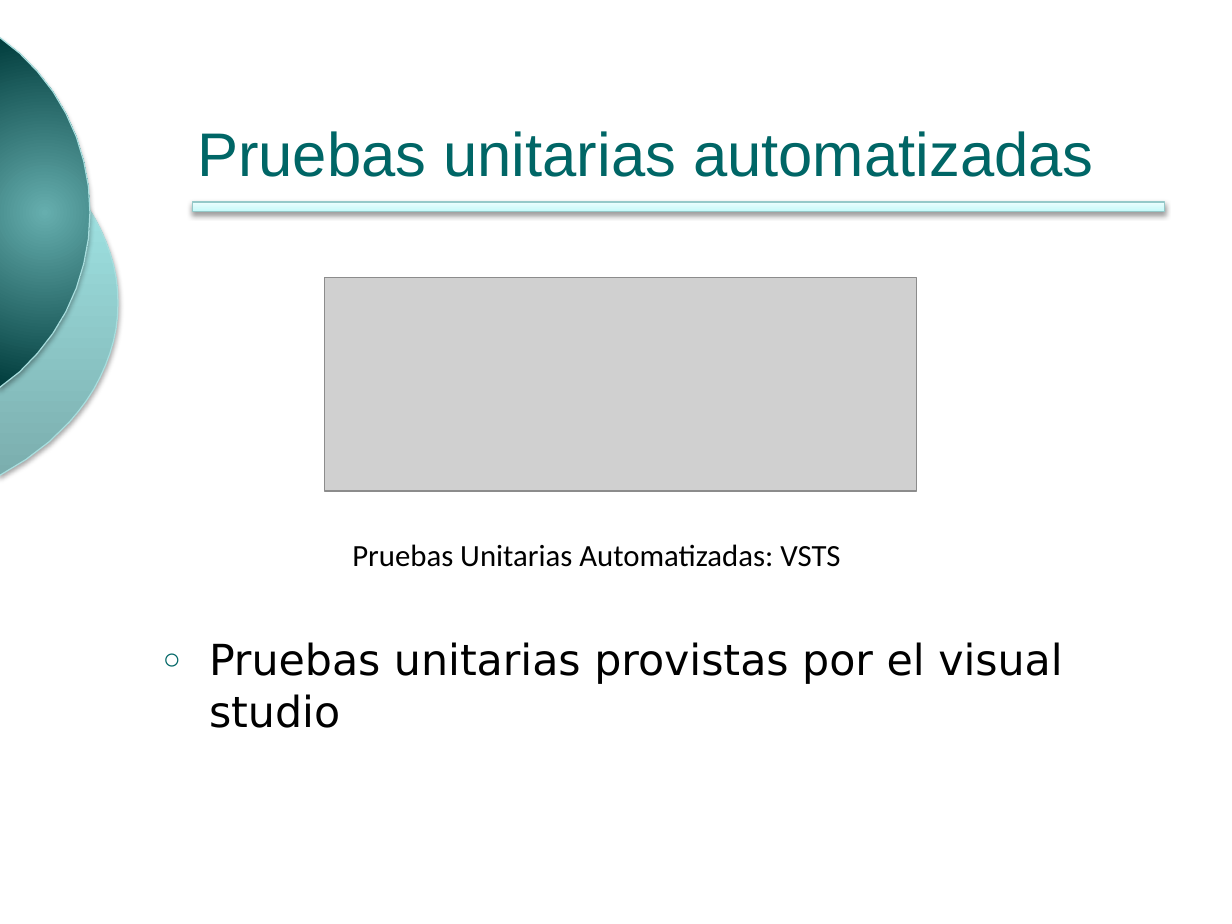
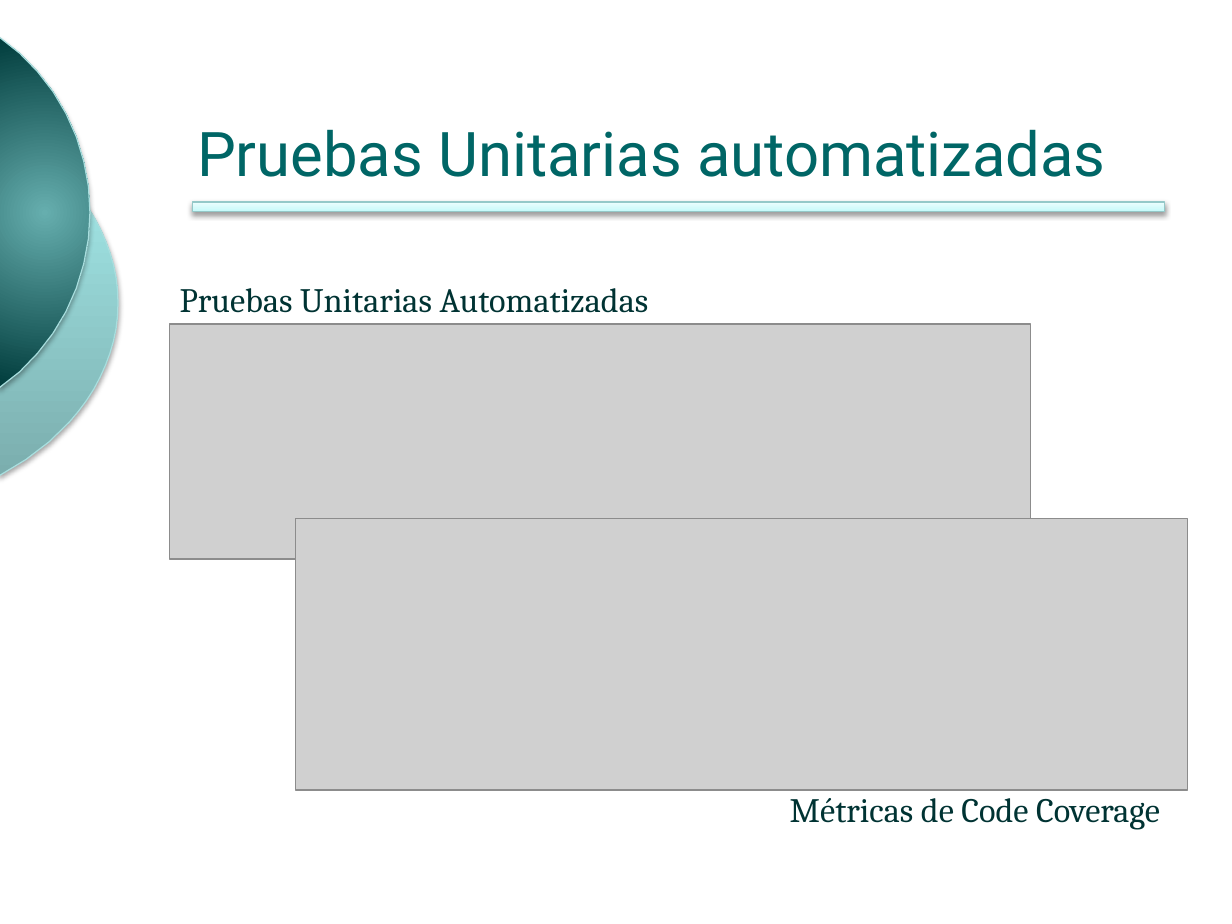
Before and after one commit to ingevy/taller-desarrollo-proyectos-ii-2do-2010, a slide deck: slide 9 of doc/presentaciones/Presentación inicial v2.pptx (slide 11 before the commit). Drawn at 1232x924 pixels with LibreOffice and Linux fonts; fonts in the diff are those of the drawing; grey boxes stand for pictures; background and template pictures are left out. Boxes give left, top, right and bottom in pixels: in the first picture for what was removed or moved away, otherwise in the second. Text is boxed around its words. In the diff, an @@ line names an element or a change of style, - is before the commit and + after.

```diff
--- a/doc/presentaciones/Presentación inicial v2.pptx
+++ b/doc/presentaciones/Presentación inicial v2.pptx
@@ title at (x1=197, y1=129, x2=1106, y2=177): text changed; font Arial to Roboto @@
-Pruebas unitarias automatizadas
+Pruebas Unitarias automatizadas
@@ text at (x1=180, y1=288, x2=649, y2=313): text changed; size 18 to 20 pt; font Calibri to Cambria; text colour #000000 to #003333 @@
-Pruebas Unitarias Automatizadas: VSTS
+Pruebas Unitarias Automatizadas
@@ picture resized from (x1=325, y1=277, x2=917, y2=490) to (x1=170, y1=324, x2=1031, y2=559) @@
@@ picture added at (x1=296, y1=519, x2=1188, y2=790) @@
@@ text removed at (x1=209, y1=642, x2=1062, y2=728) @@
-○ Pruebas unitarias provistas por el visual studio
@@ text added at (x1=790, y1=798, x2=1160, y2=830), 20 pt, text #003333 @@
+Métricas de Code Coverage
```
Also in this commit, not shown: 12 other slides changed, 5 slides added, 11 slides removed, 1 other file.
